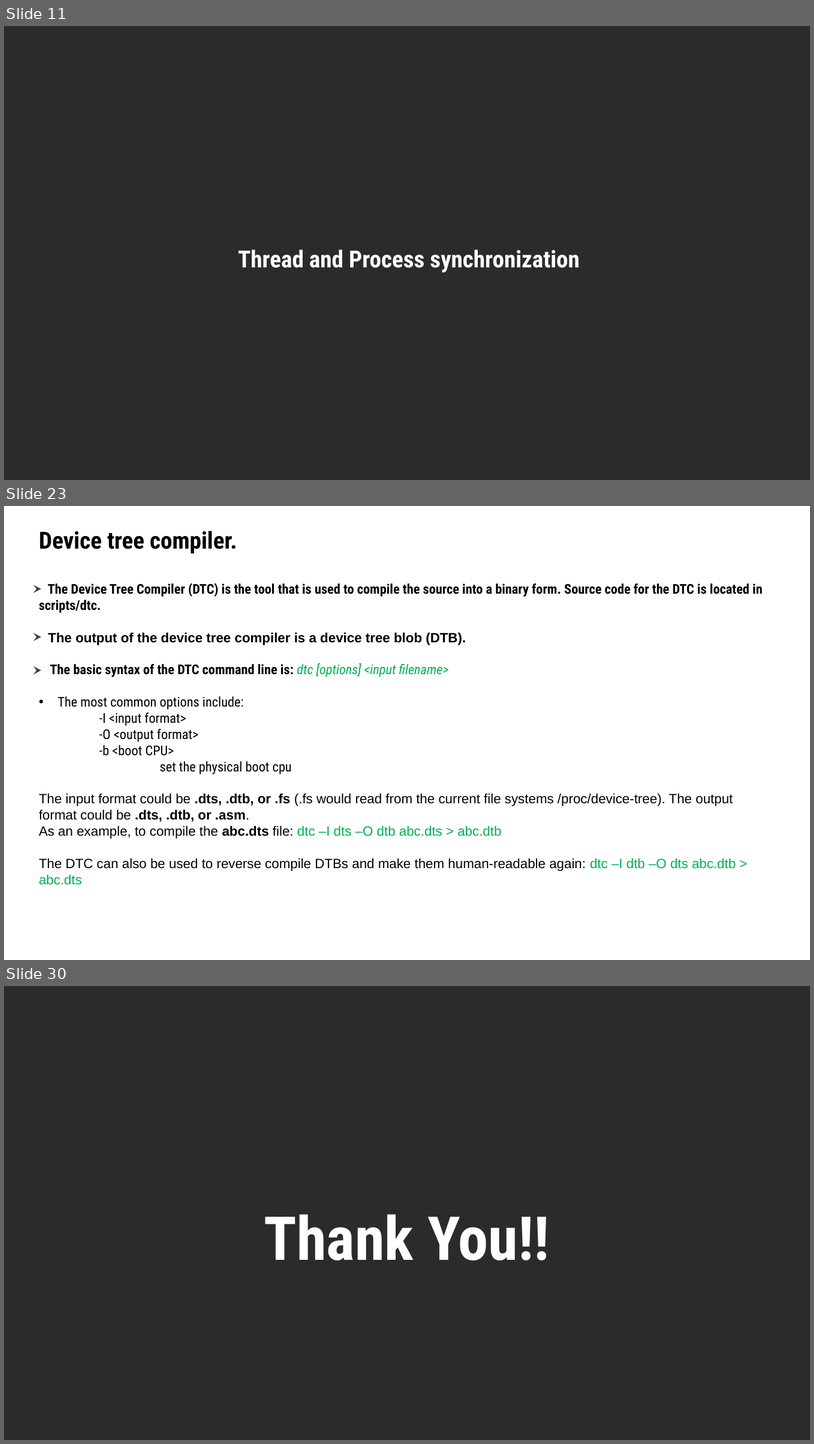
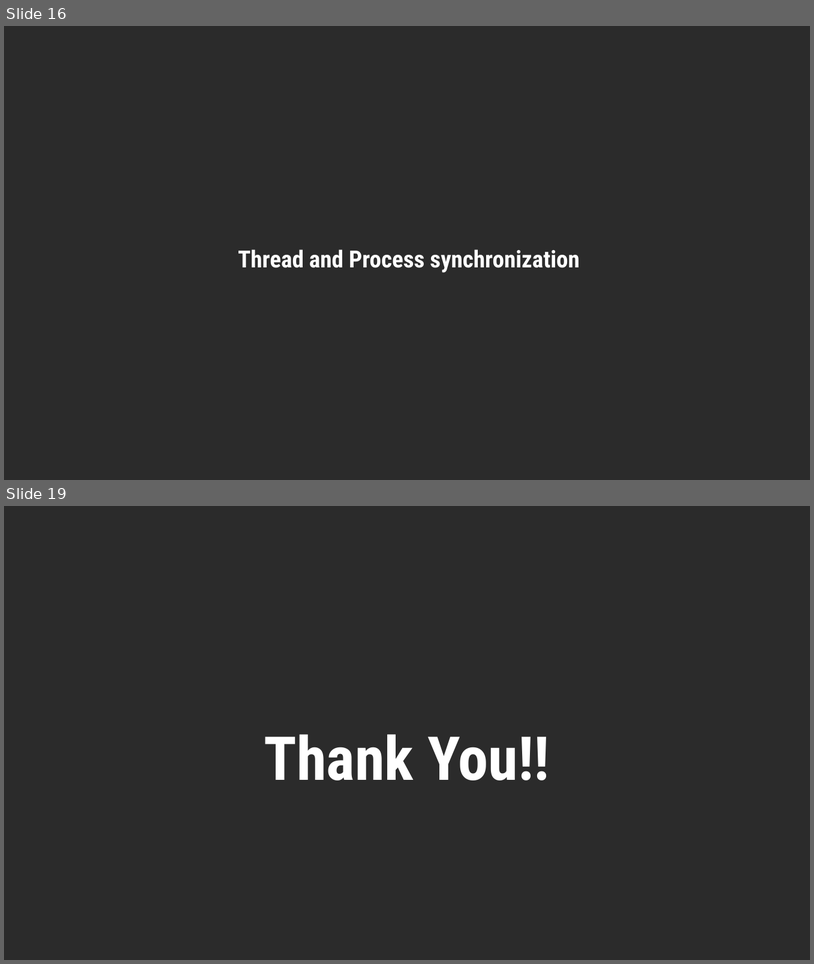
Before and after one commit to cuongnv99sc/OS_overview, a slide deck: doc/OS_overview.pptx. Shown one above the other, each under a label of ours: slides 11, 23 and 30 before the commit, slides 16 and 19 after it; the slides between them are not shown. The pictures are 814x1444 and 814x964 pixels, drawn with LibreOffice and Linux fonts; fonts in the diff are those of the drawing; background and template pictures are left out; a plain dark background stands for a picture behind light text. Boxes give left, top, right and bottom in pixels: in the first picture for what was removed or moved away, otherwise in the second. Text is boxed around its words. In the diff, an @@ line names an element or a change of style, - is before the commit and + after.

```diff
--- a/doc/OS_overview.pptx
+++ b/doc/OS_overview.pptx
@@ slide 23 removed at <box>4,506,810,960</box>, background #FFFFFF @@
@@ title removed at <box>39,531,237,553</box> @@
-Device tree compiler.
@@ freeform shape removed at <box>33,585,42,593</box> @@
@@ text removed at <box>39,583,763,885</box> @@
-The Device Tree Compiler (DTC) is the tool that is used to compile the source into a binary form. Source code for the DTC is located in scripts/dtc.
-The output of the device tree compiler is a device tree blob (DTB).
-The basic syntax of the DTC command line is: dtc [options] <input filename>
-• The most common options include:
--I <input format>
--O <output format>
--b <boot CPU>
-set the physical boot cpu
-The input format could be .dts, .dtb, or .fs (.fs would read from the current file systems /proc/device-tree). The output format could be .dts, .dtb, or .asm.
-As an example, to compile the abc.dts file: dtc –I dts –O dtb abc.dts > abc.dtb
-The DTC can also be used to reverse compile DTBs and make them human-readable again: dtc –I dtb –O dts abc.dtb > abc.dts
@@ freeform shape removed at <box>33,633,42,642</box> @@
@@ freeform shape removed at <box>33,666,42,675</box> @@
@@ what was slide 11 is now slide 16 @@
@@ what was slide 30 is now slide 19 @@
```
Also in this commit, not shown: 2 slides changed, 9 slides added, 19 other slides removed, 1 other file.
